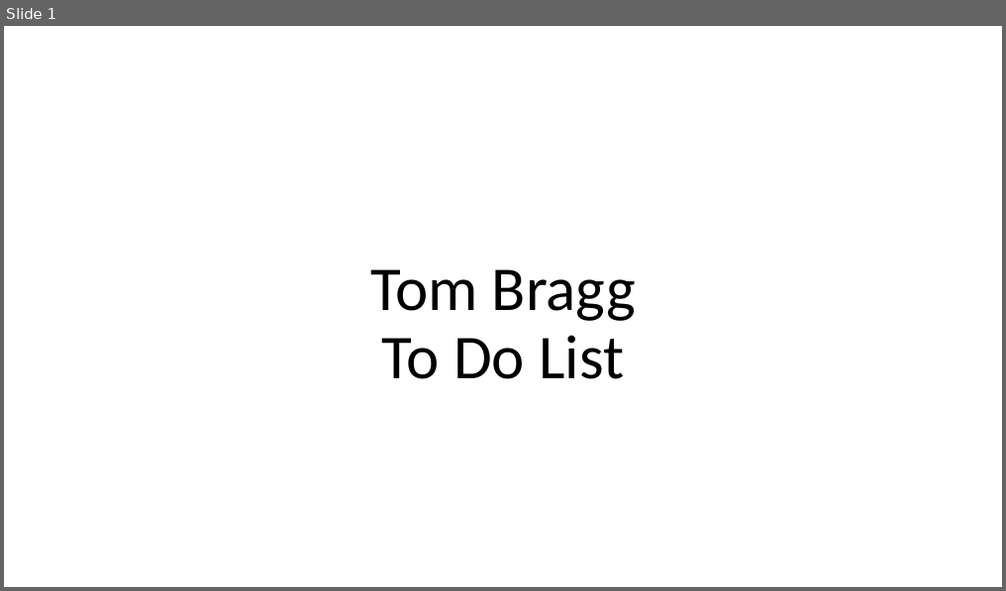
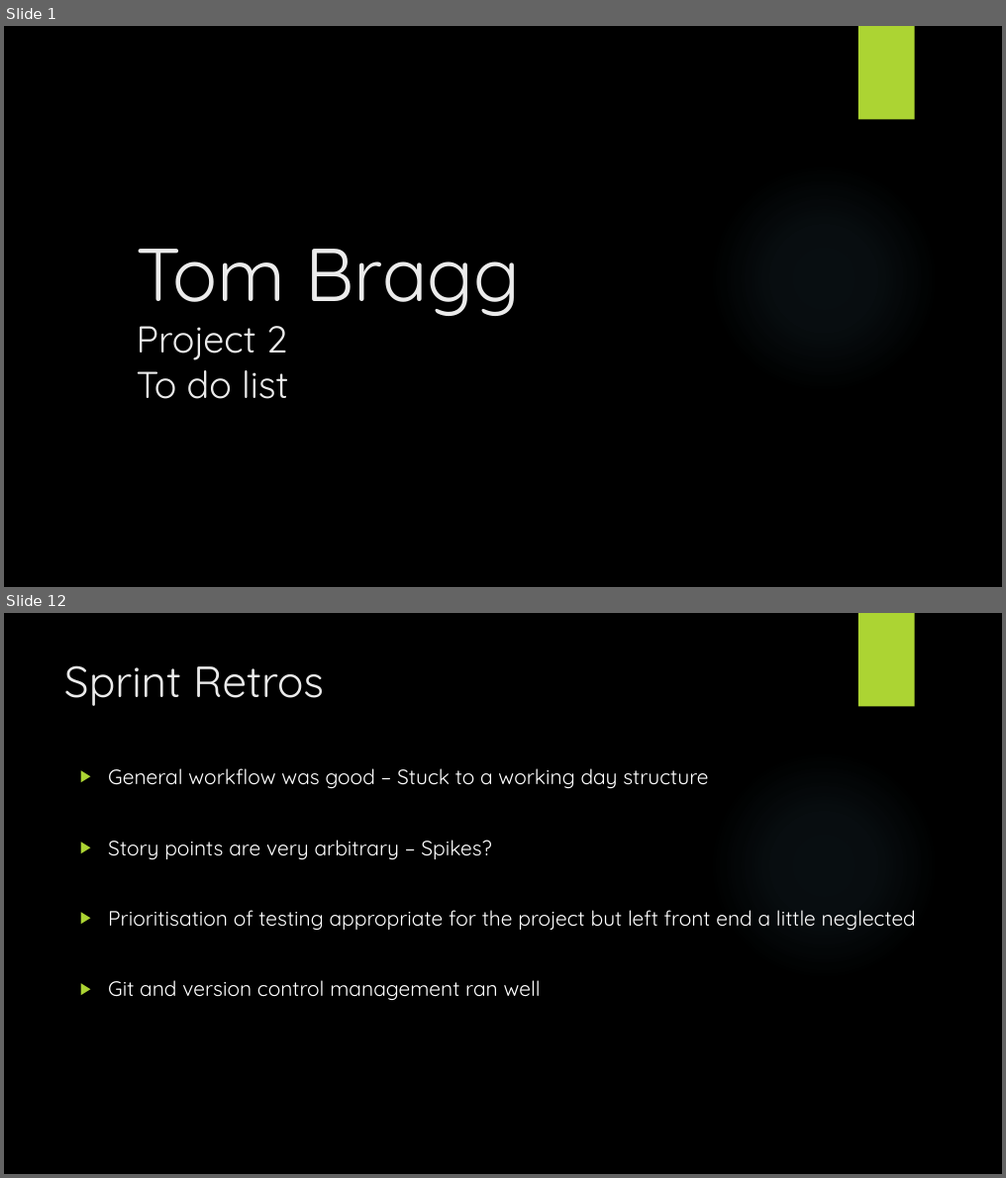
Before and after one commit to TomBraggg/ToDoList, a slide deck: Documentation/TDL presentation.pptx. Shown one above the other, each under a label of ours: slide 1 before the commit, slides 1 and 12 after it; the slides between them are not shown. The pictures are 1006x591 and 1006x1178 pixels, drawn with LibreOffice and Linux fonts; fonts in the diff are those of the drawing; background and template pictures are left out. Boxes give left, top, right and bottom in pixels: in the first picture for what was removed or moved away, otherwise in the second. Text is boxed around its words. In the diff, an @@ line names an element or a change of style, - is before the commit and + after.

```diff
--- a/Documentation/TDL presentation.pptx
+++ b/Documentation/TDL presentation.pptx
@@ slide 12 added at box(4, 613, 1002, 1174), background picture (left out); not listed: 2 template elements that a slide beside it also shows @@
@@ title added at box(64, 665, 324, 706), 42 pt, text #EBEBEB @@
+Sprint Retros
@@ text added at box(108, 768, 916, 1000), 20 pt, text #FFFFFF @@
+▶ General workflow was good – Stuck to a working day structure
+▶ Story points are very arbitrary – Spikes?
+▶ Prioritisation of testing appropriate for the project but left front end a little neglected
+▶ Git and version control management ran well
@@ slide 1 changed as well @@
@@ background #FFFFFF to picture (left out) @@
@@ rectangle added at box(858, 26, 915, 120), fill #ACD433 @@
@@ ellipse added at box(709, 163, 939, 393), fill gradient #7AC4F0 @@
@@ title at box(137, 249, 521, 399): text changed; size 60 to 36 pt; font Calibri to Quicksand; text colour #000000 to #EBEBEB @@
-Tom Bragg
-To Do List
+Tom Bragg
+Project 2
+To do list
```
Also in this commit, not shown: 4 other slides changed, 7 other slides added, 4 slides removed, 4 other files.
